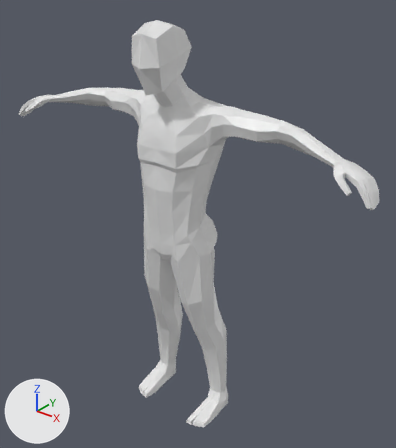
An edit to the Blender file Assets/blenderdamine/tegelanejarig.blend, drawn before and after from the same camera.
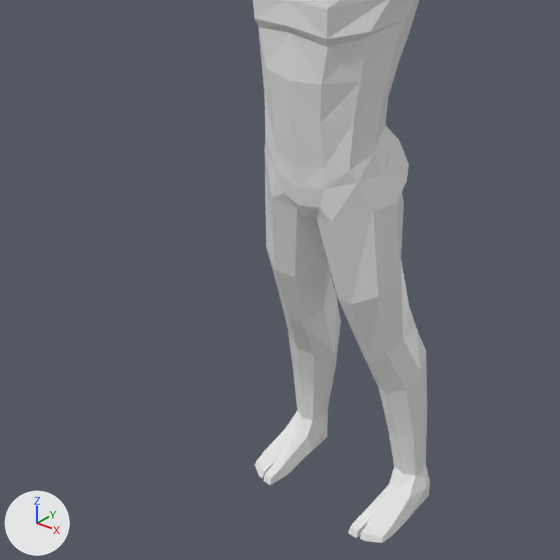
There are two pictures of each version: one whole from a 50 mm lens placed at (2.179, -2.49, 3.136), pointed at (0.086, 0.126, 1.514), one close up on the part from 2% to 74% of the width and 33% to 97% of the height. The lights are fixed; the arrows at lower left show +X, +Y and +Z.

Script lines for the objects in view, before the commit:
```python
me_cube = bpy.data.meshes.new('Cube')
me_cube.from_pydata(...)  # 344 vertices, 328 faces; spans x 0.0..1.37, y -0.28..0.25, z 0.0..2.83
me_cube.materials.append(mat_material)  # white #e7e7e7
ob_human = bpy.data.objects.new('Human', me_cube)
ob_human.location = (-0.007, 0.0, 0.0)
_m = ob_human.modifiers.new('Mirror', 'MIRROR')
_m.use_clip = True
```
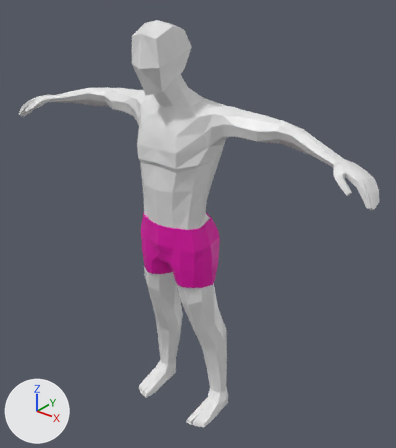
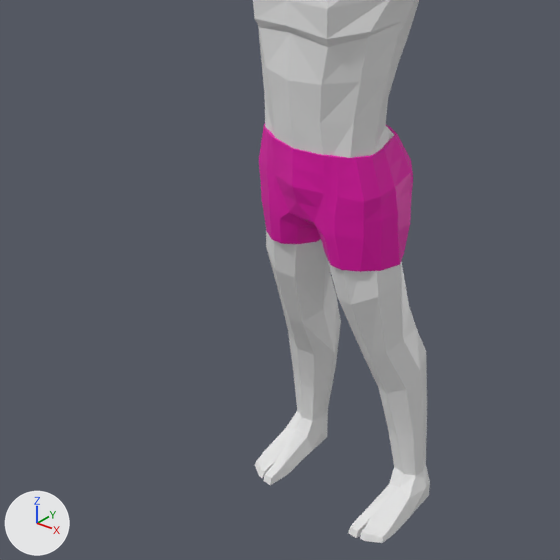
The change in detail:
Material 'Material.001' (mat_material_001) is new.
Its base color is (0.8, 0.0, 0.41) (pink #e700ac).
Mesh me_plane is new.
It has 98 vertices, 79 faces and spans x -1.23..0.55, y -1.98..0.67, z -0.12..2.38.
It uses material mat_material_001 (pink #e700ac).
Object 'Plane' (ob_plane) is new; it shows me_plane.
Its location is (0.199, -0.158, 1.273).
Its rotation in degrees is (-90, 0, 0).
Its scale is (0.168, 0.168, 0.168).
It gains a MIRROR modifier named 'Mirror'.
Modifier setting: use_clip = True.
Modifier setting: merge_threshold = 0.0.
Modifier setting: mirror_object = ob_human.
It gains a SOLIDIFY modifier named 'Solidify'.
Modifier setting: thickness = -0.07.

What differs and where, as boxes (x1, y1, x2, y2) in the close-ups (560 x 560 px):
'Plane', added (pink)
    after: (259, 124, 413, 272)
